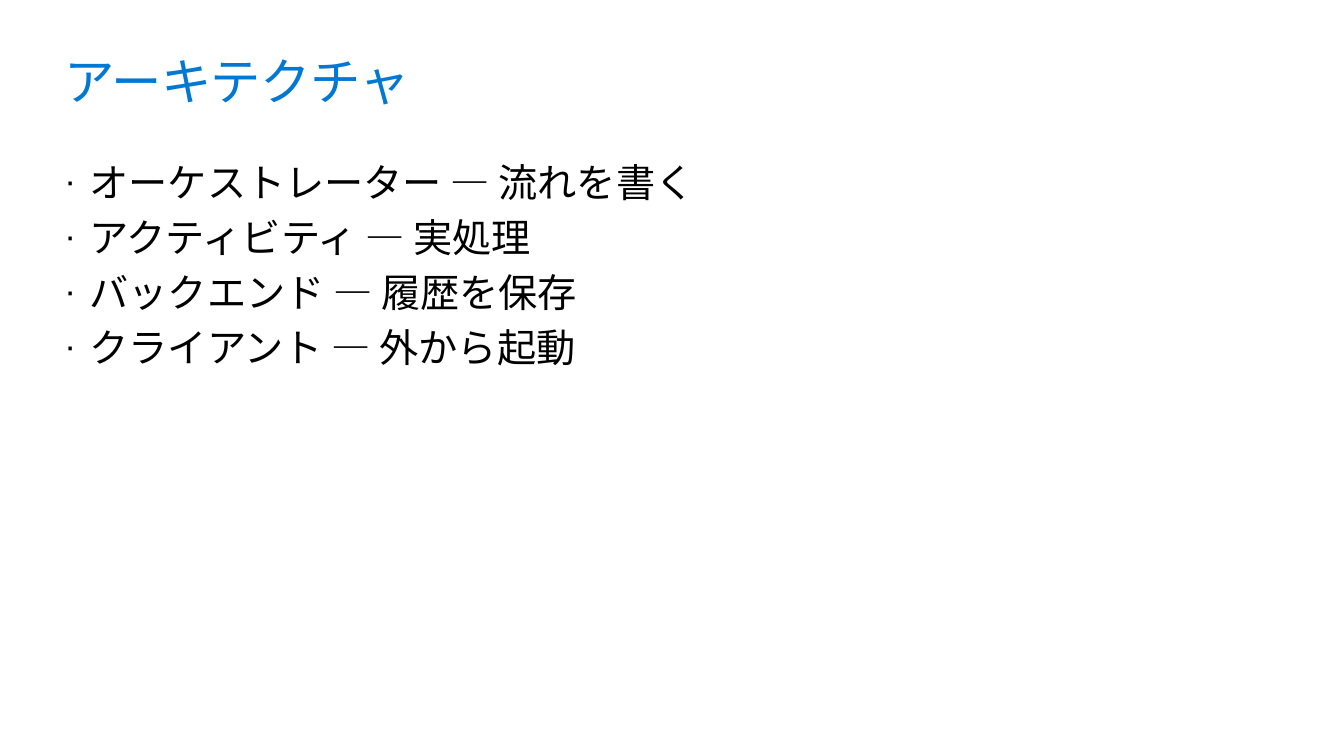
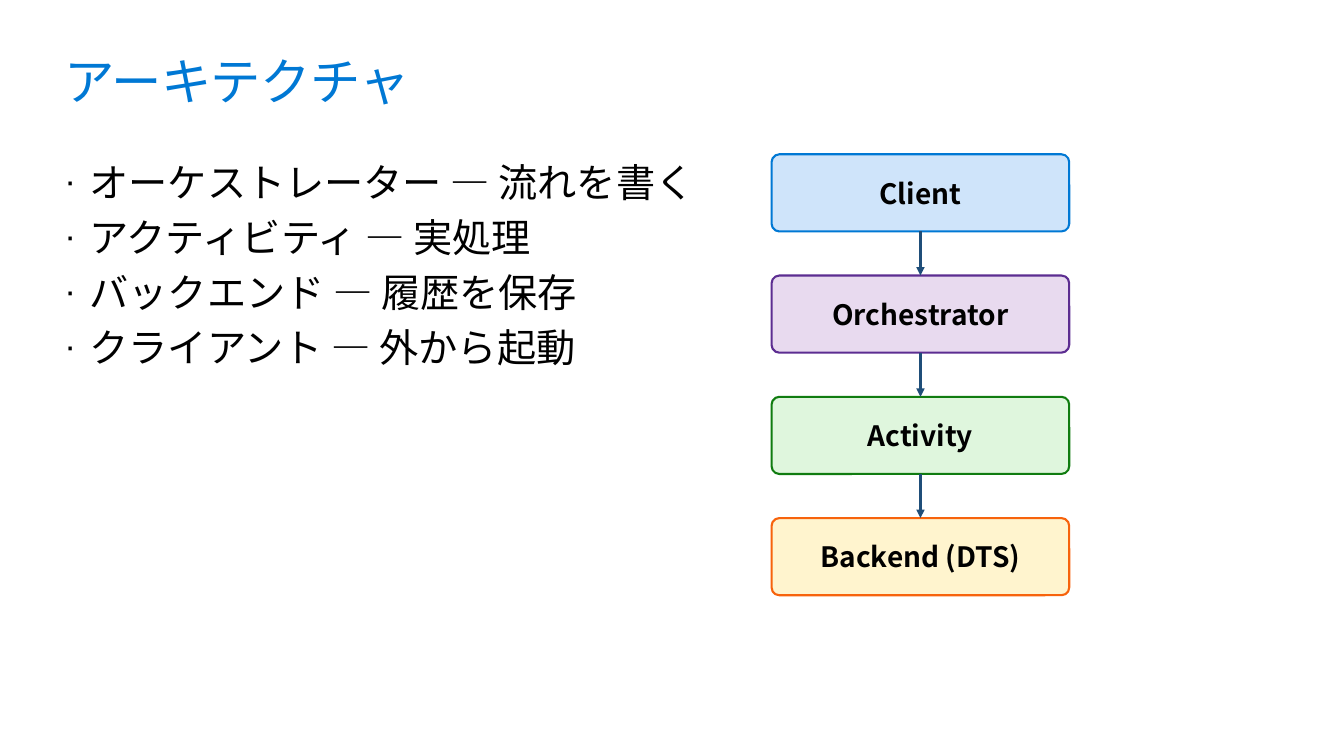
Before and after one commit to runceel/yonayona-durable, a slide deck: slide 6 of slides/slides.pptx. Drawn at 1344x756 pixels with LibreOffice and Linux fonts; fonts in the diff are those of the drawing; background and template pictures are left out. Boxes give left, top, right and bottom in pixels: in the first picture for what was removed or moved away, otherwise in the second. Text is boxed around its words. In the diff, an @@ line names an element or a change of style, - is before the commit and + after.

```diff
--- a/slides/slides.pptx
+++ b/slides/slides.pptx
@@ rounded rectangle added at (772,154,1070,232), fill #CFE4FA, outline #0078D4 1.5 pt, 20 pt, text #000000, bold @@
+Client
@@ arrow added from (921, 232) to (921, 275), #1F4E79 2 pt @@
@@ rounded rectangle added at (772,275,1070,353), fill #E8DAEF, outline #5C2D91 1.5 pt, 20 pt, text #000000, bold @@
+Orchestrator
@@ arrow added from (921, 353) to (921, 397), #1F4E79 2 pt @@
@@ rounded rectangle added at (772,397,1070,475), fill #DFF6DD, outline #107C10 1.5 pt, 20 pt, text #000000, bold @@
+Activity
@@ arrow added from (921, 474) to (921, 518), #1F4E79 2 pt @@
@@ rounded rectangle added at (772,518,1070,596), fill #FFF4CE, outline #F7630C 1.5 pt, 20 pt, text #000000, bold @@
+Backend (DTS)
```
Also in this commit, not shown: 3 other slides changed, 1 other file.
